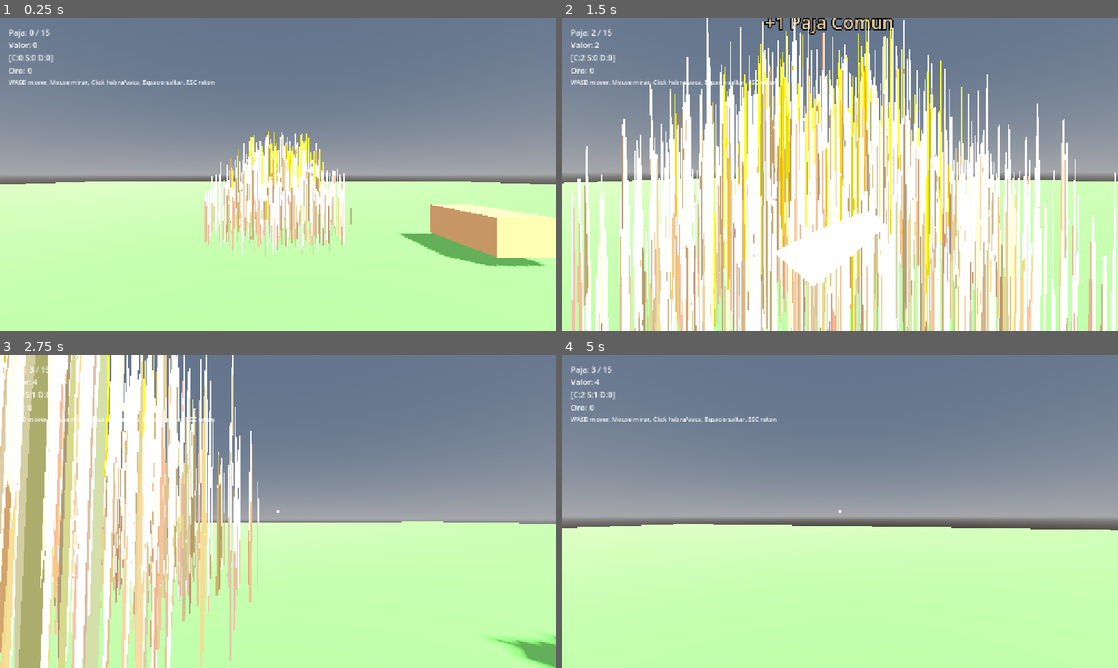
Above: before the commit, frames 1-4 (two rows, left to right).
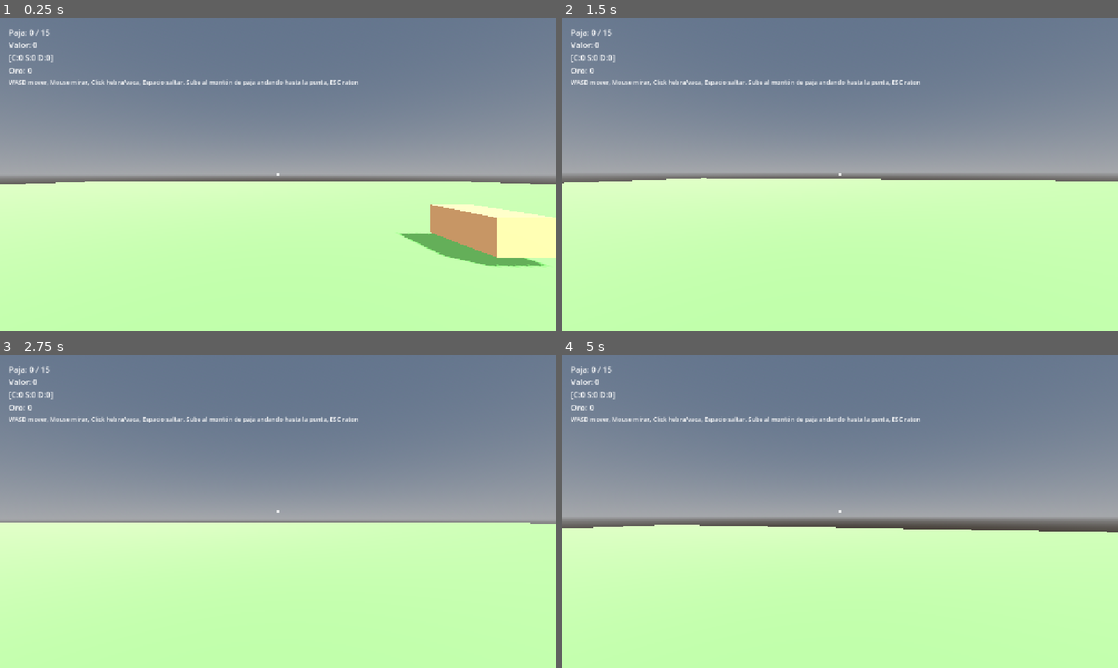
Above: after the commit, the same moments.

Repository: juanfrilopez/pajar
Game: Godot game, scene res://main.tscn
Two runs of this game, one before a commit and one after it. Both use one fixed random seed, a clock stepped at 60 frames per second and the inputs below.
Inputs (mouse positions are in pixels of both pictures, inside the frame that each line leads up to):
- Up to frame 1 (0.25 s): no input
- Up to frame 2 (1.5 s): tap Enter (ui_accept) at 0.5 s; move the mouse to (867, 174) at 0.52 s; hold W (move_forward) from 0.53 s (still down); click (867, 174) at 0.67 s; tap Space (jump) at 0.77 s; move the mouse to (812, 174) at 1.27 s; click (812, 174) at 1.42 s
- Up to frame 3 (2.75 s): keep holding W (move_forward); tap Space (jump) at 1.52 s; move the mouse to (289, 505) at 2.02 s; click (289, 505) at 2.17 s
- Up to frame 4 (5 s): keep holding W (move_forward); move the mouse to (834, 517) at 2.77 s; click (834, 517) at 2.92 s; tap Space (jump) at 3.02, 3.77, 4.52 s; move the mouse to (878, 514) at 3.52 s; click (878, 514) at 3.67 s; move the mouse to (795, 508) at 4.27 s; click (795, 508) at 4.42 s

The runs differ from the first frame. In frame 1, 6.4% of the frame differs, in the area x 33-65%, y 19-77%; in frame 2, 56%, in the area x 1-100%, y 0-100%; in frame 3, 36%; in frame 4, 0.8%.
Error after the commit: Parse Error: Cannot find member "set_columns" in base "Basis". (res://piramide_paja.gd:203)

Commit message:
Montón v4: megamontón caminable con hebras cortas y horizontales
- Hebras tumbadas casi en horizontal (±14°), más cortas (0.35-0.8 m)
- Megamontón: radio 7.5 m, alto 3.4 m, 18000 hebras (MultiMesh)
- Perfil r(f)=R(1-f)^0.8: pendiente base ~29° => se sube andando
- Colisión con un único ConvexPolygonShape3D (sólido convexo)
- Punta afilada reservada para la aguja futura
- Montón recolocado en (0,0,-8) para no tapar a la vaca

Co-authored-by: arena-agent <297053741+arena-agent@users.noreply.github.com>

Diff:
--- a/pajar-incremental/main.tscn
+++ b/pajar-incremental/main.tscn
@@ -51,7 +51,7 @@
 [node name="DebugLogger" parent="." unique_id=999999999 instance=ExtResource("2_logger")]
 
 [node name="PiramidePaja" parent="." unique_id=853038620 instance=ExtResource("1_1bvp3")]
-transform = Transform3D(1, 0, 0, 0, 1, 0, 0, 0, 1, 0, 0.5, -2)
+transform = Transform3D(1, 0, 0, 0, 1, 0, 0, 0, 1, 0, 0, -8)
 
 [node name="DirectionalLight3D" type="DirectionalLight3D" parent="." unique_id=211060373]
 transform = Transform3D(0.70710677, -0.49999997, 0.49999997, 0, 0.70710677, 0.70710677, -0.70710677, -0.49999997, 0.49999997, 10, 10, 5)
@@ -78,7 +78,7 @@
 [node name="LabelHelp" type="Label" parent="UI/VBoxContainer" unique_id=1314552414]
 layout_mode = 2
 theme_override_font_sizes/font_size = 14
-text = "WASD mover, Mouse mirar, Click hebra/vaca, Espacio saltar, ESC raton"
+text = "WASD mover, Mouse mirar, Click hebra/vaca, Espacio saltar. Sube al montón de paja andando hasta la punta, ESC raton"
 
 [node name="ColorRect" type="ColorRect" parent="UI" unique_id=959928594]
 custom_minimum_size = Vector2(6, 6)
--- a/pajar-incremental/piramide_paja.gd
+++ b/pajar-incremental/piramide_paja.gd
@@ -1,14 +1,36 @@
 extends Node3D
-# v3 - Montón de paja ultrafina (~1900 hebras) con MultiMesh.
-# Un draw call por tier; un solo cuerpo de colisión para caminar y recoger.
-
-@export var total_straws: int = 1900
-@export var base_radius: float = 2.5
-@export var pile_height: float = 1.65
+# v4 - "Megamontón" de paja: montículo enorme con hebras CORTAS y HORIZONTALES.
+#
+# Montón (deja sitio para la AGUJA futura en la punta):
+# - Perfil r(f) = base_radius * (1 - f)^MOUND_EXP, con f = y / pile_height.
+#   El perfil es cóncavo, así que el sólido de revolución es CONVEXO:
+#   basta un único ConvexPolygonShape3D como colisión (caminar y recoger).
+# - Pendiente base ~29°: se puede subir ANDANDO por el montón
+#   (el jugador tiene floor_max_angle de 45°).
+# - La punta queda afilada: ahí irá la aguja en el futuro.
+#
+# Hebras:
+# - MultiMesh (un draw call por tier), total_straws hebras.
+# - Cortas (0.35-0.8 m), ultrafinas, tumbadas casi en HORIZONTAL
+#   (±14° de inclinación respecto al suelo).
+# - 25% pegadas a la superficie (costra "peluda"), el resto rellena
+#   el interior en proporción al volumen del montón.
+
+@export var total_straws: int = 18000
+@export var base_radius: float = 7.5
+@export var pile_height: float = 3.4
 @export var auto_regenerate: bool = true
 @export var regenerate_delay: float = 2.0
 @export var use_seed: bool = true
 @export var pile_seed: int = 1900
+
+const MOUND_EXP: float = 0.8            # Perfil: r(f) = R * (1 - f)^MOUND_EXP
+const SURFACE_LAYER_RATIO: float = 0.25 # Fracción de hebras sobre la superficie
+const STRAW_TILT_DEG: float = 14.0      # Inclinación máx. respecto al horizontal (grados)
+const STRAW_LEN_MIN: float = 0.35
+const STRAW_LEN_MAX: float = 0.80
+const MOUND_RINGS: int = 15             # Muestras del perfil para la colisión
+const MOUND_SEGS: int = 20              # Muestras radiales para la colisión
 
 enum StrawTier {
 	TIER_1_COMMON = 0,
@@ -39,16 +61,16 @@
 	var tier: int
 	var mm_index: int = -1
 	var position: Vector3
-	var rotation: Vector3
+	var axis_dir: Vector3  # Dirección del eje de la hebra (≈horizontal)
 	var length: float
 	var thickness: float
 	var color: Color
 	var is_removed: bool = false
-	func _init(idx: int, t: int, pos: Vector3, rot: Vector3, len: float, thick: float, col: Color):
+	func _init(idx: int, t: int, pos: Vector3, axis: Vector3, len: float, thick: float, col: Color):
 		index = idx
 		tier = t
 		position = pos
-		rotation = rot
+		axis_dir = axis
 		length = len
 		thickness = thick
 		color = col
@@ -78,7 +100,7 @@
 	_ensure_multimeshes()
 	_ensure_pile_collision()
 	generate_pile()
-	DebugLogger.log("Piramide paja v3 inicializada con %d hebras ultrafinas" % total_straws)
+	DebugLogger.log("Monton de paja v4 inicializado: megamontón de %d hebras cortas y horizontales" % total_straws)
 
 func _ensure_shared_resources():
 	if _straw_mesh == null:
@@ -125,19 +147,94 @@
 	else:
 		pile_collision_body = StaticBody3D.new()
 		pile_collision_body.name = "PileCollision"
-		var col_shape: CollisionShape3D = CollisionShape3D.new()
-		var cyl: CylinderShape3D = CylinderShape3D.new()
-		cyl.height = pile_height
-		cyl.radius = base_radius
-		col_shape.shape = cyl
-		col_shape.position = Vector3(0, pile_height * 0.5, 0)
-		pile_collision_body.add_child(col_shape)
 		add_child(pile_collision_body)
 	pile_collision_body.collision_layer = 1
 	pile_collision_body.collision_mask = 1
 	if pile_collision_body.get_script() != _pile_click_script:
 		pile_collision_body.set_script(_pile_click_script)
 
+# ---------- Geometria del montón ----------
+
+# Radio del perfil a una fracción f de la altura (0 = base, 1 = punta)
+func profile_radius(f: float) -> float:
+	var t: float = clampf(1.0 - f, 0.0, 1.0)
+	return base_radius * pow(t, MOUND_EXP)
+
+func profile_radius_at_y(y: float) -> float:
+	if pile_height <= 0.001:
+		return base_radius
+	return profile_radius(y / pile_height)
+
+# Eje de una hebra tumbada: casi horizontal, azimut aleatorio
+func _horizontal_axis() -> Vector3:
+	var azimuth: float = randf() * TAU
+	var tilt: float = deg_to_rad(randf_range(-STRAW_TILT_DEG, STRAW_TILT_DEG))
+	var dir: Vector3 = Vector3(0, 0, 1)
+	dir = dir.rotated(Vector3.RIGHT, tilt)   # sale del plano horizontal
+	dir = dir.rotated(Vector3.UP, azimuth)  # orientación en el plano horizontal
+	return dir.normalized()
+
+# Hebra sobre la superficie del montón (costra peluda)
+func _surface_position() -> Vector3:
+	var r: float = sqrt(randf()) * base_radius
+	var f: float = 1.0 - pow(r / base_radius, 1.0 / MOUND_EXP)
+	var y: float = clampf(f * pile_height + randf_range(0.0, 0.12), 0.02, pile_height + 0.12)
+	var angle: float = randf() * TAU
+	var rr: float = r * randf_range(0.97, 1.0)
+	return Vector3(cos(angle) * rr, y, sin(angle) * rr)
+
+# Hebra en el interior, distribuida en proporción al volumen: F(f) = 1 - (1-f)^(2*MOUND_EXP+1)
+func _interior_position() -> Vector3:
+	var f: float = 1.0 - pow(1.0 - randf(), 1.0 / (2.0 * MOUND_EXP + 1.0))
+	var max_r: float = profile_radius(f)
+	var r: float = sqrt(randf()) * max_r
+	var angle: float = randf() * TAU
+	var y: float = clampf(f * pile_height + randf_range(-0.02, 0.02), 0.02, pile_height)
+	return Vector3(cos(angle) * r, y, sin(angle) * r)
+
+# Base ortogonal cuyo eje Y apunta a la dirección del eje de la hebra
+func _straw_basis(axis: Vector3) -> Basis:
+	var x_axis: Vector3 = axis.cross(Vector3.UP)
+	if x_axis.length_squared() < 0.0001:
+		x_axis = Vector3.RIGHT
+	x_axis = x_axis.normalized()
+	var z_axis: Vector3 = x_axis.cross(axis)
+	var b: Basis = Basis()
+	b.set_columns(x_axis, axis, z_axis)
+	return b
+
+# Puntos para el hull convexo del montón (perfil cóncavo => sólido convexo)
+func _build_mound_points() -> PackedVector3Array:
+	var pts: PackedVector3Array = PackedVector3Array()
+	pts.append(Vector3(0, 0, 0))
+	for k in range(MOUND_RINGS):
+		var f: float = float(k) / float(MOUND_RINGS)
+		var rr: float = profile_radius(f)
+		var y: float = f * pile_height
+		for s in range(MOUND_SEGS):
+			var a: float = TAU * float(s) / float(MOUND_SEGS)
+			pts.append(Vector3(cos(a) * rr, y, sin(a) * rr))
+	pts.append(Vector3(0, pile_height, 0))  # punta afilada: sitio de la aguja futura
+	return pts
+
+func _sync_pile_collision() -> void:
+	if pile_collision_body == null:
+		return
+	var shape_node: CollisionShape3D = null
+	for child in pile_collision_body.get_children():
+		if child is CollisionShape3D:
+			shape_node = child
+			break
+	if shape_node == null:
+		shape_node = CollisionShape3D.new()
+		pile_collision_body.add_child(shape_node)
+	shape_node.position = Vector3.ZERO
+	var shape: ConvexPolygonShape3D = ConvexPolygonShape3D.new()
+	shape.points = _build_mound_points()
+	shape_node.shape = shape
+
+# ---------- Generacion ----------
+
 func clear_pile():
 	straws.clear()
 	for mm in _mms:
@@ -155,28 +252,17 @@
 	var buckets: Array = [[], [], []]
 
 	for i in range(total_straws):
-		var height_factor: float = pow(randf(), 1.45)
-		var y: float = height_factor * pile_height + randf_range(-0.02, 0.02)
-		var max_r: float = base_radius * (1.0 - height_factor * 0.58)
-		var r: float = sqrt(randf()) * max_r
-		var angle: float = randf() * TAU
-		var x: float = cos(angle) * r + randf_range(-0.04, 0.04)
-		var z: float = sin(angle) * r + randf_range(-0.04, 0.04)
-
-		var tier: int = determine_tier_by_height(height_factor)
-		# Ultrafina: radio ~0.6–1.4 cm (antes las cajas medían 3.5–7 cm)
-		var thickness: float = randf_range(0.006, 0.014)
-		var length: float = randf_range(0.55, 1.25)
-
-		var rot_y: float = randf() * TAU
-		var tilt_range: float = lerpf(12.0, 32.0, height_factor)
-		var rot_x: float = deg_to_rad(90.0 + randf_range(-tilt_range, tilt_range))
-		var rot_z: float = deg_to_rad(randf_range(-16.0, 16.0))
-		var to_center: Vector2 = Vector2(-x, -z)
-		if to_center.length() > 0.001:
-			to_center = to_center.normalized()
-			rot_x += to_center.x * 0.04
-			rot_z += to_center.y * 0.04
+		var pos: Vector3
+		if randf() < SURFACE_LAYER_RATIO:
+			pos = _surface_position()
+		else:
+			pos = _interior_position()
+
+		var tier: int = determine_tier_by_height(pos.y / pile_height)
+		# Ultrafina y corta: radio ~0.6-1.5 cm, longitud 0.35-0.8 m
+		var thickness: float = randf_range(0.006, 0.015)
+		var length: float = randf_range(STRAW_LEN_MIN, STRAW_LEN_MAX)
+		var axis: Vector3 = _horizontal_axis()
 
 		var base_color: Color = STRAW_TIERS[tier]["color"]
 		var varied: Color = Color(
@@ -184,13 +270,13 @@
 			clampf(base_color.g * randf_range(0.88, 1.10), 0.0, 1.0),
 			clampf(base_color.b * randf_range(0.88, 1.12), 0.0, 1.0)
 		)
-		var data: StrawData = StrawData.new(i, tier, Vector3(x, y, z), Vector3(rot_x, rot_y, rot_z), length, thickness, varied)
+		var data: StrawData = StrawData.new(i, tier, pos, axis, length, thickness, varied)
 		straws.append(data)
 		buckets[tier].append(data)
 
 	_fill_multimeshes(buckets)
 	_sync_pile_collision()
-	DebugLogger.log("Monton v3 generado: %d hebras ultrafinas" % straws.size())
+	DebugLogger.log("Megamontón v4 generado: %d hebras cortas y horizontales (R=%.1f m, H=%.1f m)" % [straws.size(), base_radius, pile_height])
 
 func _fill_multimeshes(buckets: Array) -> void:
 	for tier in range(3):
@@ -213,7 +299,7 @@
 		_mmis[tier].multimesh = mm
 
 func _straw_transform(data: StrawData) -> Transform3D:
-	var basis: Basis = Basis.from_euler(data.rotation)
+	var basis: Basis = _straw_basis(data.axis_dir)
 	basis = basis.scaled(Vector3(data.thickness, data.length, data.thickness))
 	return Transform3D(basis, data.position)
 
@@ -232,15 +318,6 @@
 	if mm == null:
 		return
 	mm.set_instance_transform(data.mm_index, _straw_transform(data))
-
-func _sync_pile_collision() -> void:
-	if pile_collision_body == null:
-		return
-	for child in pile_collision_body.get_children():
-		if child is CollisionShape3D and child.shape is CylinderShape3D:
-			(child.shape as CylinderShape3D).height = pile_height
-			(child.shape as CylinderShape3D).radius = base_radius
-			child.position = Vector3(0, pile_height * 0.5, 0)
 
 func determine_tier_by_height(ratio: float) -> int:
 	if ratio < 0.45:
@@ -262,6 +339,8 @@
 		else:
 			return StrawTier.TIER_3_GOLDEN
 
+# ---------- Recoleccion ----------
+
 func try_pick_straw(index: int, jugador, _hit_pos: Vector3 = Vector3.ZERO):
 	if index < 0 or index >= straws.size():
 		return
@@ -365,6 +444,7 @@
 			best_idx = i
 	return best_idx
 
+# Hebras "expuestas": las que están cerca de la superficie del montón
 func get_exposed_straws() -> Array:
 	var exposed: Array = []
 	for i in range(straws.size()):
@@ -372,11 +452,11 @@
 		if s.is_removed:
 			continue
 		var dist_from_center: float = Vector2(s.position.x, s.position.z).length()
-		var height_ratio: float = 0.0
+		var f: float = 0.0
 		if pile_height > 0.001:
-			height_ratio = s.position.y / pile_height
-		var max_r_at_height: float = base_radius * (1.0 - height_ratio * 0.5)
-		if dist_from_center > max_r_at_height * 0.65 or s.position.y > pile_height * 0.5:
+			f = s.position.y / pile_height
+		var max_r_at_height: float = profile_radius(f)
+		if dist_from_center > max_r_at_height * 0.8 or s.position.y > pile_height * 0.8:
 			exposed.append(i)
 	if exposed.size() < 10:
 		exposed.clear()
@@ -401,8 +481,9 @@
 	tween.chain().tween_callback(label.queue_free)
 
 func debug_info():
-	DebugLogger.log("=== Piramide Debug v3 ===")
+	DebugLogger.log("=== Monton Debug v4 (megamontón) ===")
 	DebugLogger.log("Total: %d Restantes: %d" % [straws.size(), get_remaining_count()])
+	DebugLogger.log("Montón: R=%.1f m  H=%.1f m  (pendiente base ~29°, se sube andando)" % [base_radius, pile_height])
 	var counts: Array[int] = [0, 0, 0]
 	for s in straws:
 		if not s.is_removed:
--- a/pajar-incremental/piramide_paja.tscn
+++ b/pajar-incremental/piramide_paja.tscn
@@ -3,16 +3,12 @@
 [ext_resource type="Script" path="res://piramide_paja.gd" id="1_paja"]
 [ext_resource type="Script" path="res://pile_click.gd" id="2_click"]
 
-[sub_resource type="CylinderShape3D" id="CylinderShape3D_pile"]
-height = 1.8
-radius = 3.0
-
 [node name="PiramidePaja" type="Node3D"]
 script = ExtResource("1_paja")
-total_straws = 1900
-base_radius = 2.5
-pile_height = 1.65
-transform = Transform3D(1, 0, 0, 0, 1, 0, 0, 0, 1, 0, 0.5, 0)
+total_straws = 18000
+base_radius = 7.5
+pile_height = 3.4
+transform = Transform3D(1, 0, 0, 0, 1, 0, 0, 0, 1, 0, 0, 0)
 
 [node name="Straws" type="Node3D" parent="." unique_id=1001]
 
@@ -22,5 +18,3 @@
 collision_mask = 1
 
 [node name="CollisionShape3D" type="CollisionShape3D" parent="PileCollision" unique_id=1003]
-shape = SubResource("CylinderShape3D_pile")
-transform = Transform3D(1, 0, 0, 0, 1, 0, 0, 0, 1, 0, 0.825, 0)
Not shown, changed: pajar-incremental/README_PIRAMIDE.md
